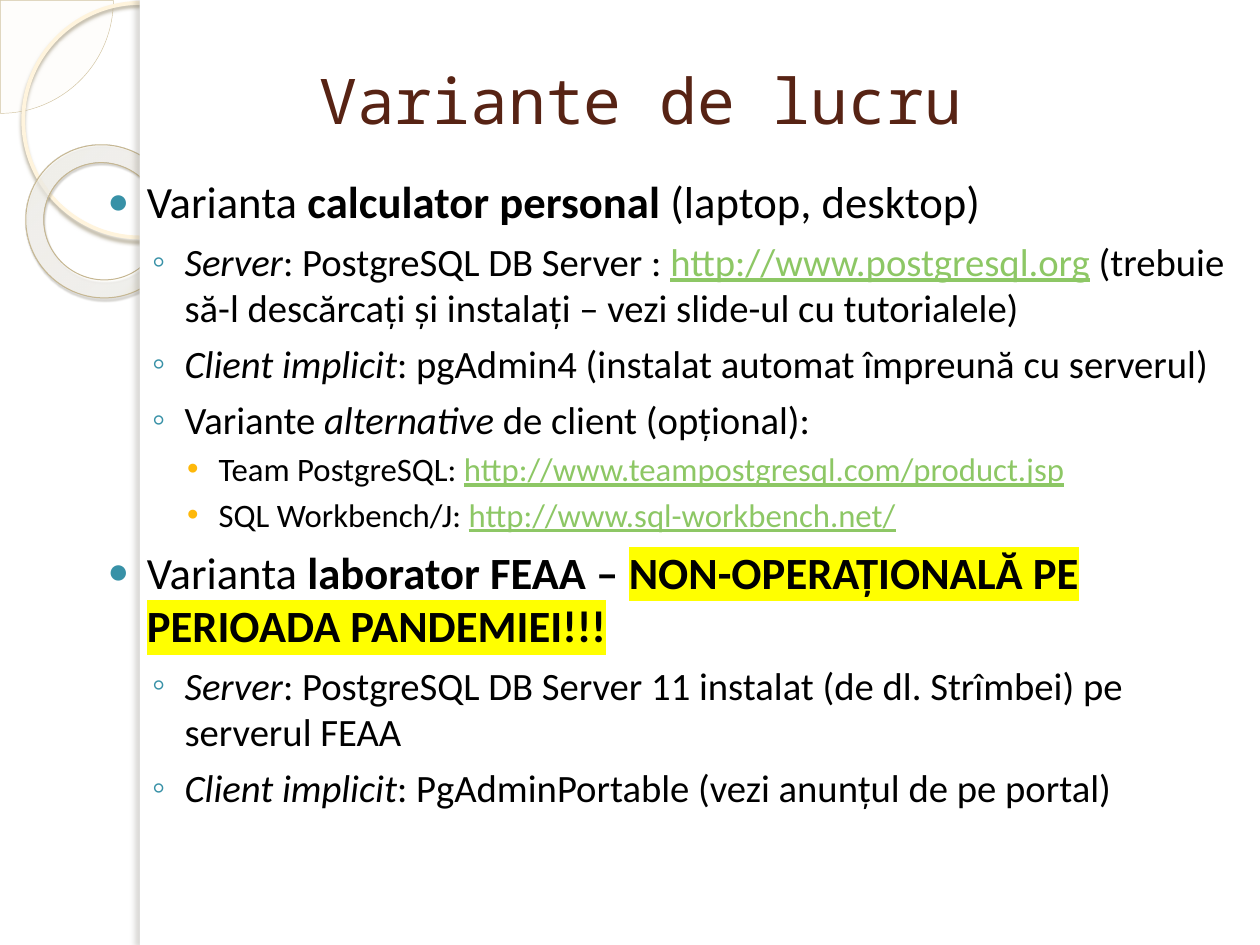
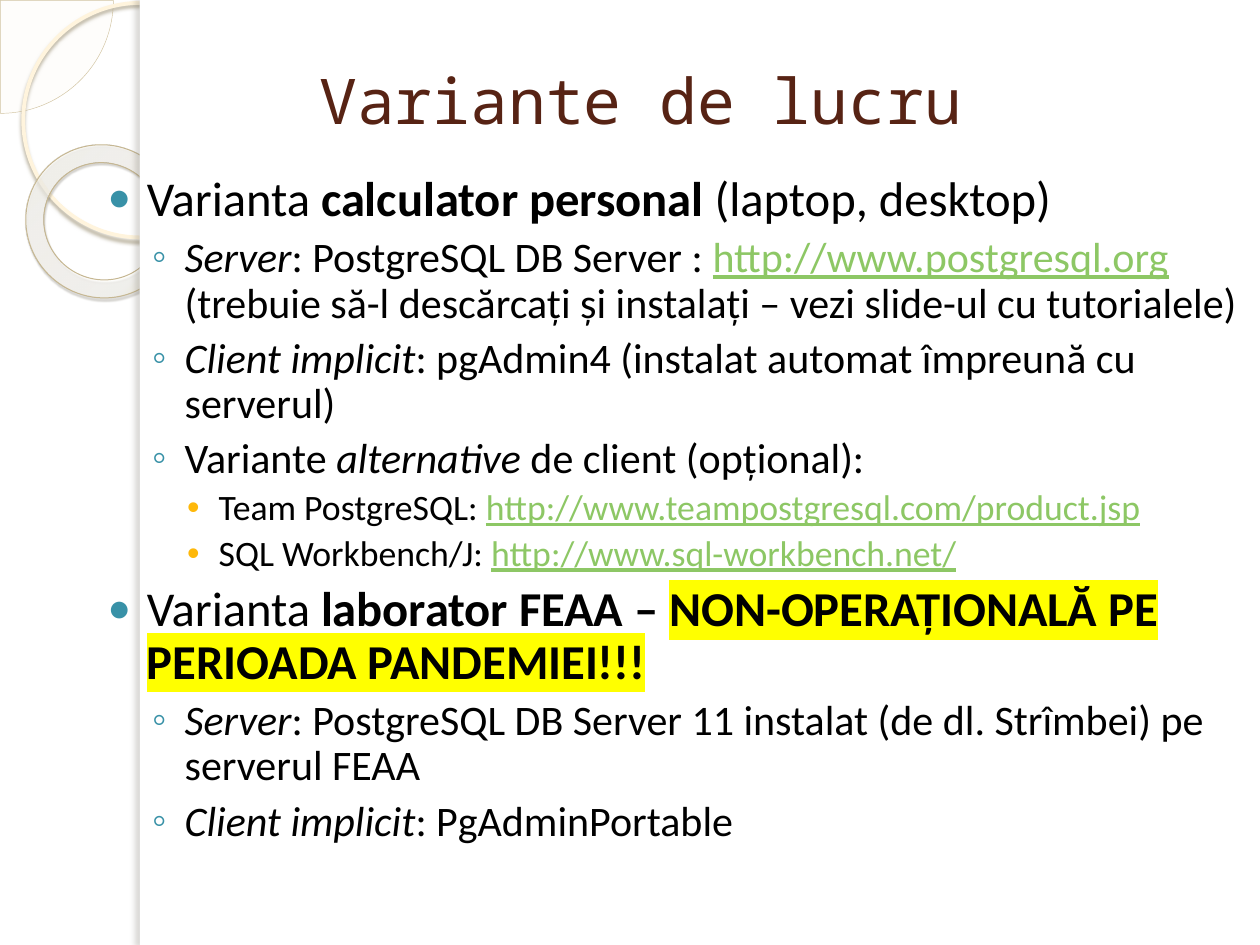
Before and after one commit to marinfotache/Baze-de-date-I, a slide deck: slide 4 of 00_Lucru PostgreSQL si R/00a_Instalare si lucru in PostgreSQL.pptx. Drawn at 1260x945 pixels with LibreOffice and Linux fonts; fonts in the diff are those of the drawing; background and template pictures are left out. Boxes give left, top, right and bottom in pixels: in the first picture for what was removed or moved away, otherwise in the second. Text is boxed around its words. In the diff, an @@ line names an element or a change of style, - is before the commit and + after.

```diff
--- a/00_Lucru PostgreSQL si R/00a_Instalare si lucru in PostgreSQL.pptx
+++ b/00_Lucru PostgreSQL si R/00a_Instalare si lucru in PostgreSQL.pptx
@@ text at <box>147,180,1236,781</box>: size 25.5 to 27.8 pt in "Varianta calculator personal (laptop, desktop)", "Varianta laborator FEAA – NON-OPERAȚIONALĂ PE PERIOADA ..."; size 22.1 to 24.1 pt in "Server: PostgreSQL DB Server : http://www.postgresql.org (tr ...", "Client implicit: pgAdmin4 (instalat automat împreună cu ...", "Variante alternative de client (opțional):", "Server: PostgreSQL DB Server 11 instalat (de ..."; size 18.7 to 20.4 pt in "Team PostgreSQL: http://www.teampostgresql.com/product.jsp", "SQL Workbench/J: http://www.sql-workbench.net/"; line spacing 1 to 0.9 @@
@@ text at <box>185,806,733,844</box>: text changed; size 22.1 to 24.1 pt @@
-  ◦ Client implicit: PgAdminPortable (vezi anunțul de pe portal)
+  ◦ Client implicit: PgAdminPortable
```
Also in this commit, not shown: 2 other slides changed.
